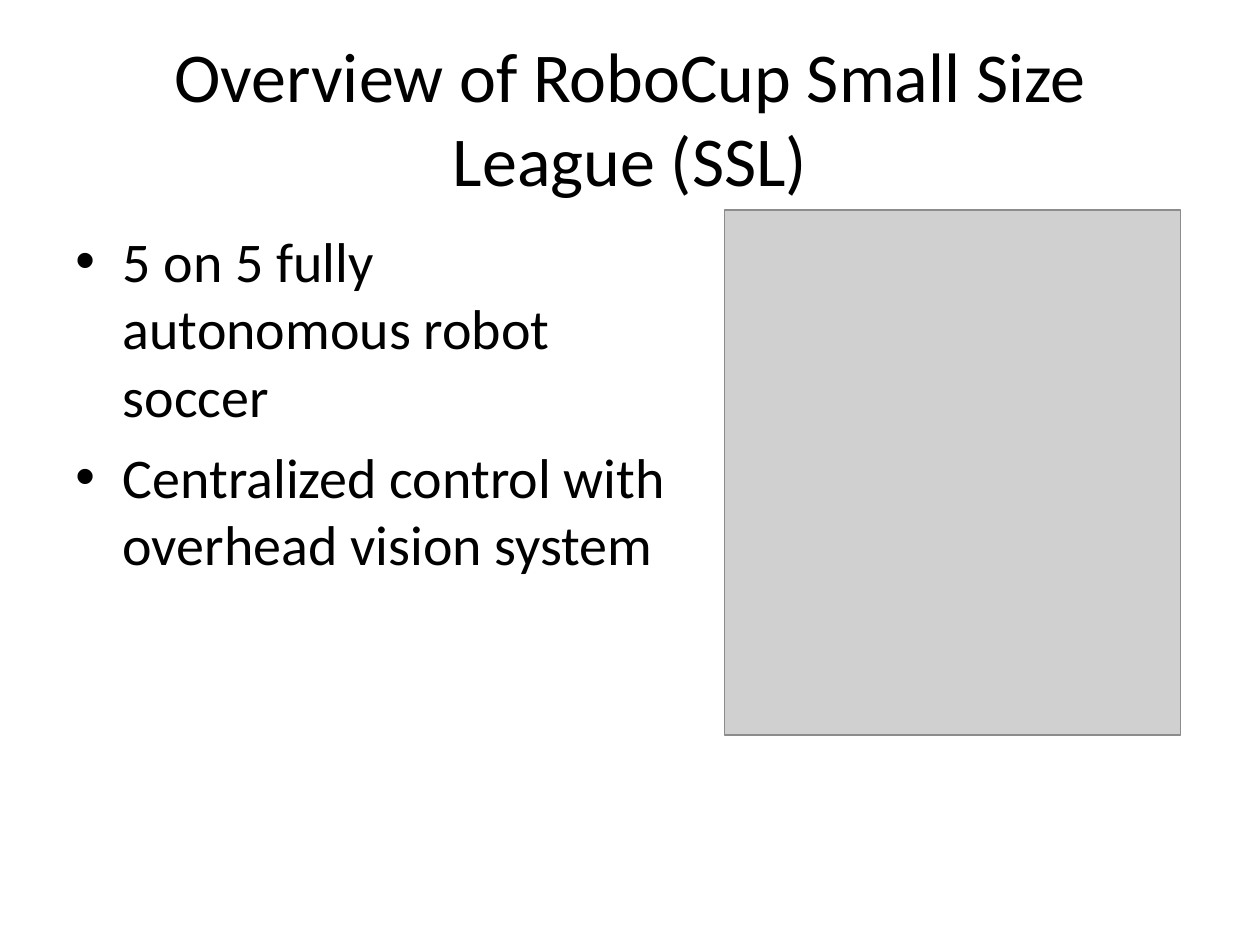
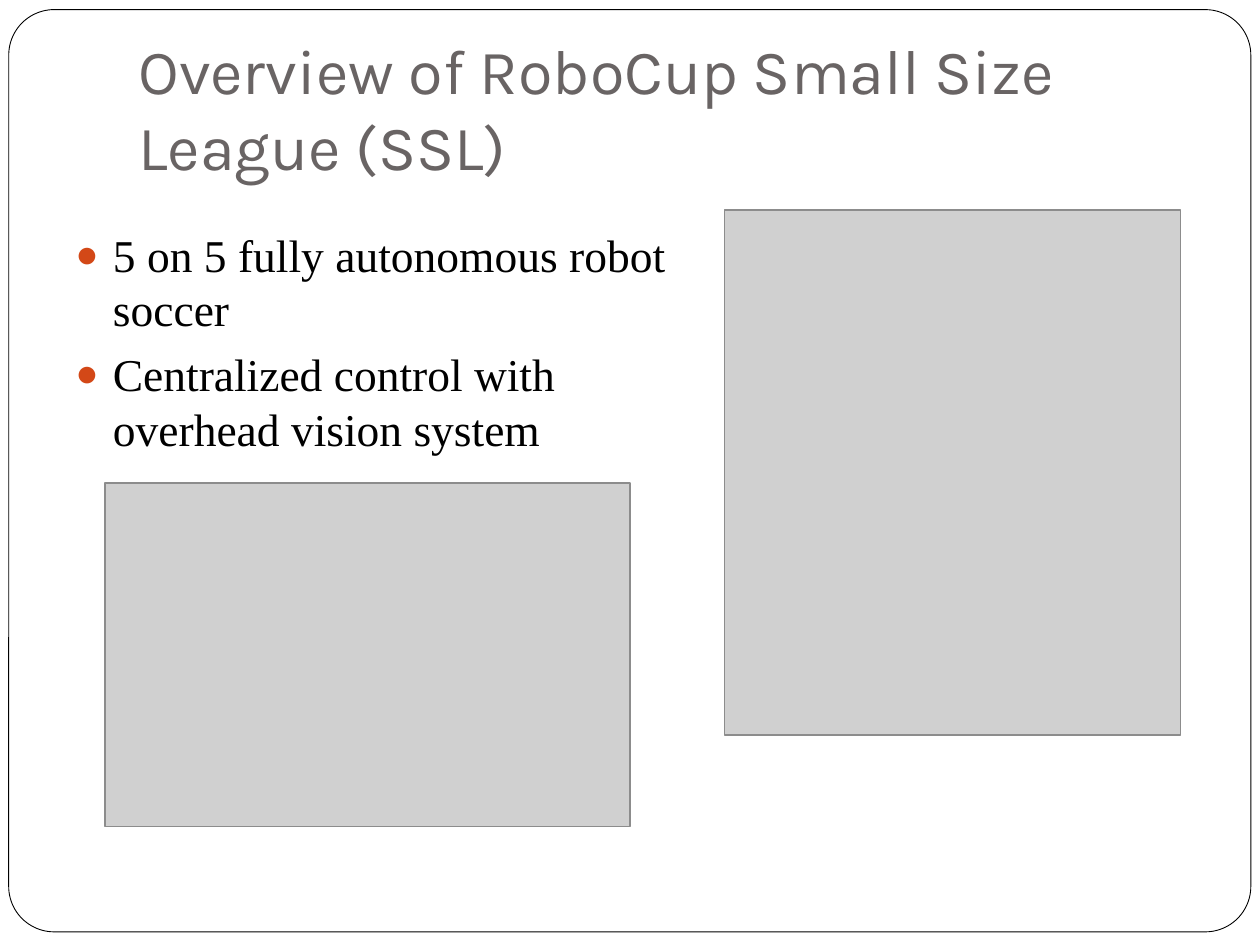
Before and after one commit to oarslan3/gt-cs-rip-projects, a slide deck: slide 2 of final/ProposalPresentation.ppt. Drawn at 1260x945 pixels with LibreOffice and Linux fonts; fonts in the diff are those of the drawing; grey boxes stand for pictures. Boxes give left, top, right and bottom in pixels: in the first picture for what was removed or moved away, otherwise in the second. Text is boxed around its words. In the diff, an @@ line names an element or a change of style, - is before the commit and + after.

Commit message:
Updated presentation with pictures and prettiness

```diff
--- a/final/ProposalPresentation.ppt
+++ b/final/ProposalPresentation.ppt
@@ rounded rectangle added at <box>9,10,1251,932</box>, fill #FFFFFF, outline #000000 0.51 pt @@
@@ title "Overview of RoboCup Small Size ...": place and size @@
-title "Overview of RoboCup Small Size ..." at <box>175,53,1085,198</box>
+title "Overview of RoboCup Small Size ..." at <box>138,50,1054,185</box>
@@ title "Overview of RoboCup Small Size ..." at <box>138,50,1054,185</box>: size 40 to 36 pt, font Calibri to Karla, text colour #000000 to #696464; alignment centre to left; vertical alignment middle to bottom @@
@@ text "5 on 5 fully autonomous ..." at <box>113,240,665,455</box>: size 32 to 26 pt, font Calibri to Times New Roman; bullet • to ●; less space between paragraphs; bullet colour #000000 to #D34817 @@
@@ picture added at <box>105,483,630,827</box> @@
```
Also in this commit, not shown: 8 other slides changed.
